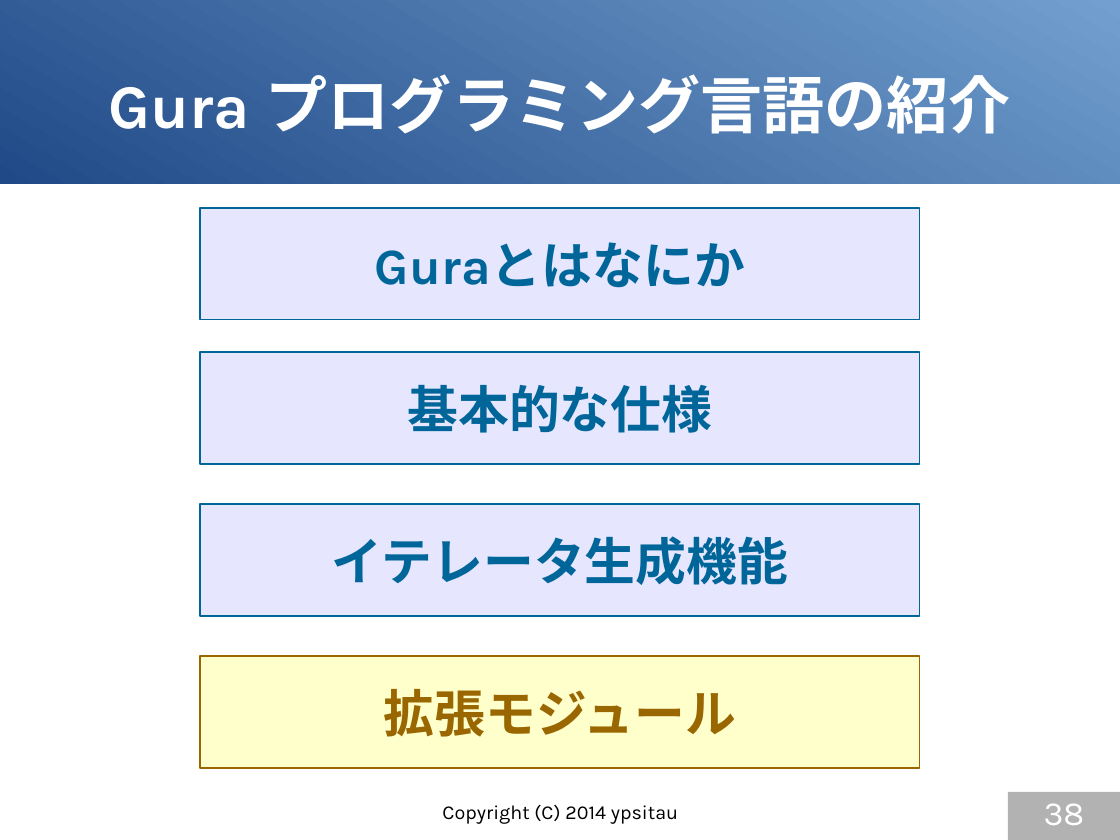
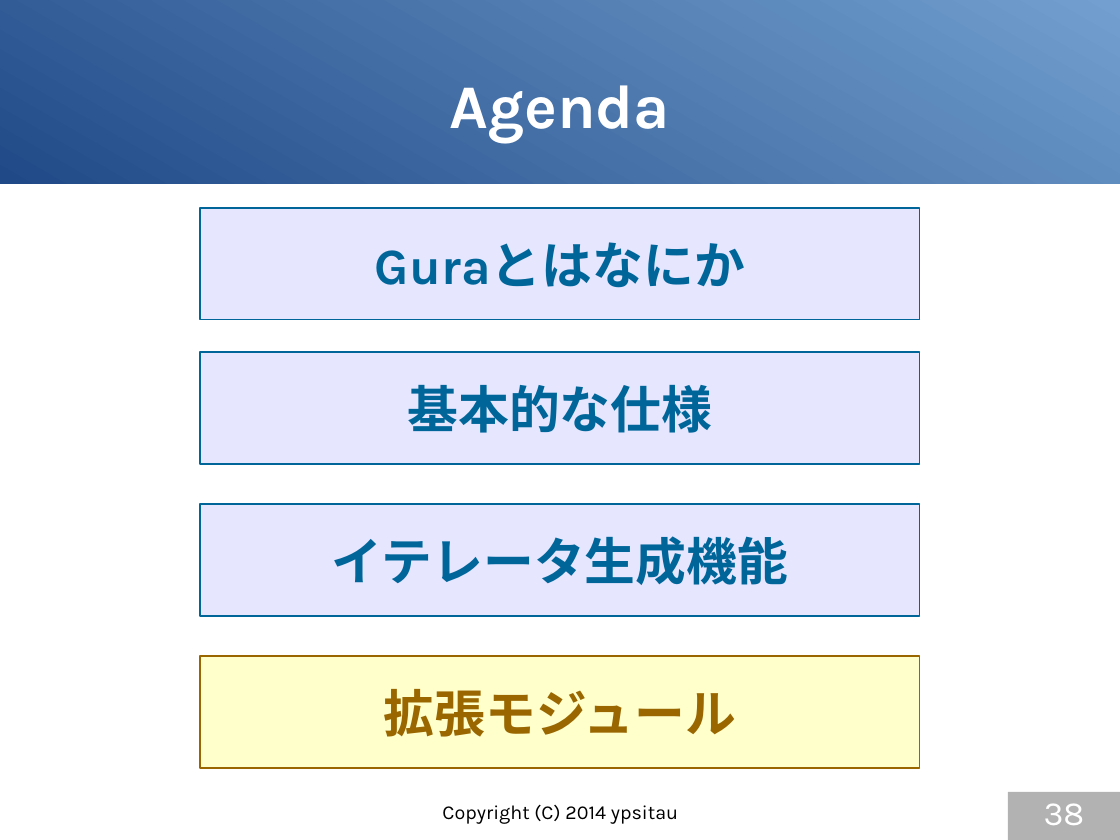
Before and after one commit to gura-lang/gura-doc, a slide deck: slide 38 of presentation/gura-introduction.odp. Drawn at 1120x840 pixels with LibreOffice and Linux fonts; fonts in the diff are those of the drawing. Boxes give left, top, right and bottom in pixels: in the first picture for what was removed or moved away, otherwise in the second. Text is boxed around its words. In the diff, an @@ line names an element or a change of style, - is before the commit and + after.

```diff
--- a/presentation/gura-introduction.odp
+++ b/presentation/gura-introduction.odp
@@ title at [449, 85, 670, 143]: text changed @@
-Gura プログラミング言語の紹介
+Agenda
```
Also in this commit, not shown: 7 other slides changed.
